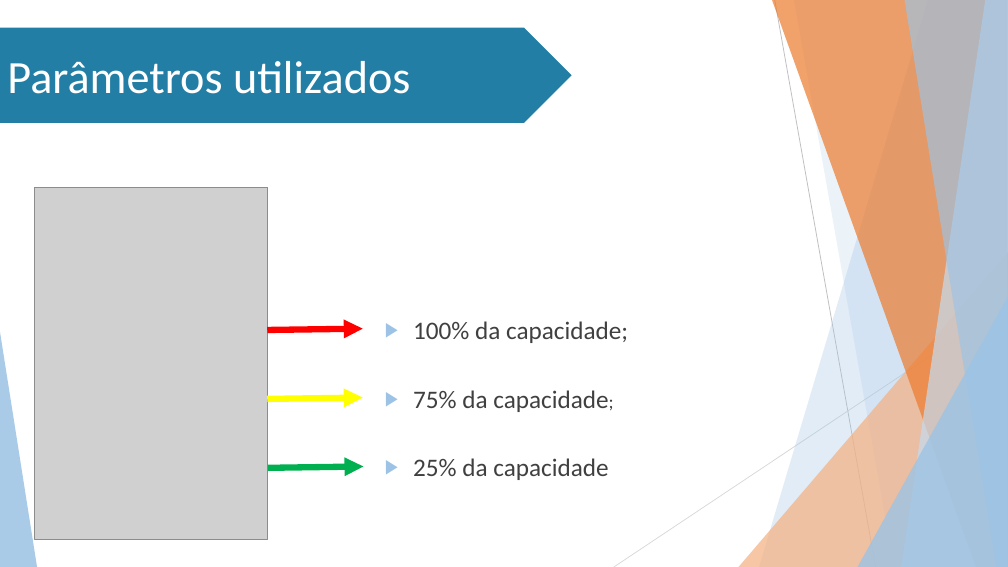
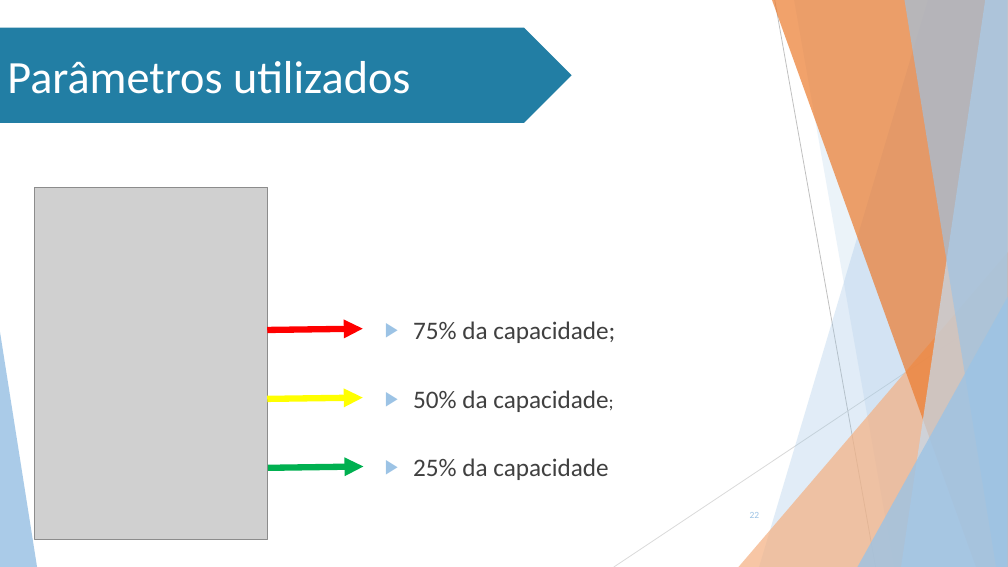
Before and after one commit to Stefany-hub/Projeto2.0, a slide deck: slide 22 of documentacao/apresentação/MIT- 3ª sprint.pptx. Drawn at 1008x567 pixels with LibreOffice and Linux fonts; fonts in the diff are those of the drawing; grey boxes stand for pictures; background and template pictures are left out. Boxes give left, top, right and bottom in pixels: in the first picture for what was removed or moved away, otherwise in the second. Text is boxed around its words. In the diff, an @@ line names an element or a change of style, - is before the commit and + after.

Commit message:
ppt

```diff
--- a/documentacao/apresentação/MIT- 3ª sprint.pptx
+++ b/documentacao/apresentação/MIT- 3ª sprint.pptx
@@ text at [413, 321, 615, 343]: text changed @@
-▶ 100% da capacidade;
+▶ 75% da capacidade;
@@ text at [413, 390, 608, 412]: text changed @@
-▶ 75% da capacidade;
+▶ 50% da capacidade;
@@ page number added at [750, 512, 760, 518], 9 pt, text #9CC3E5 @@
+22
```
Also in this commit, not shown: 26 other slides changed.
